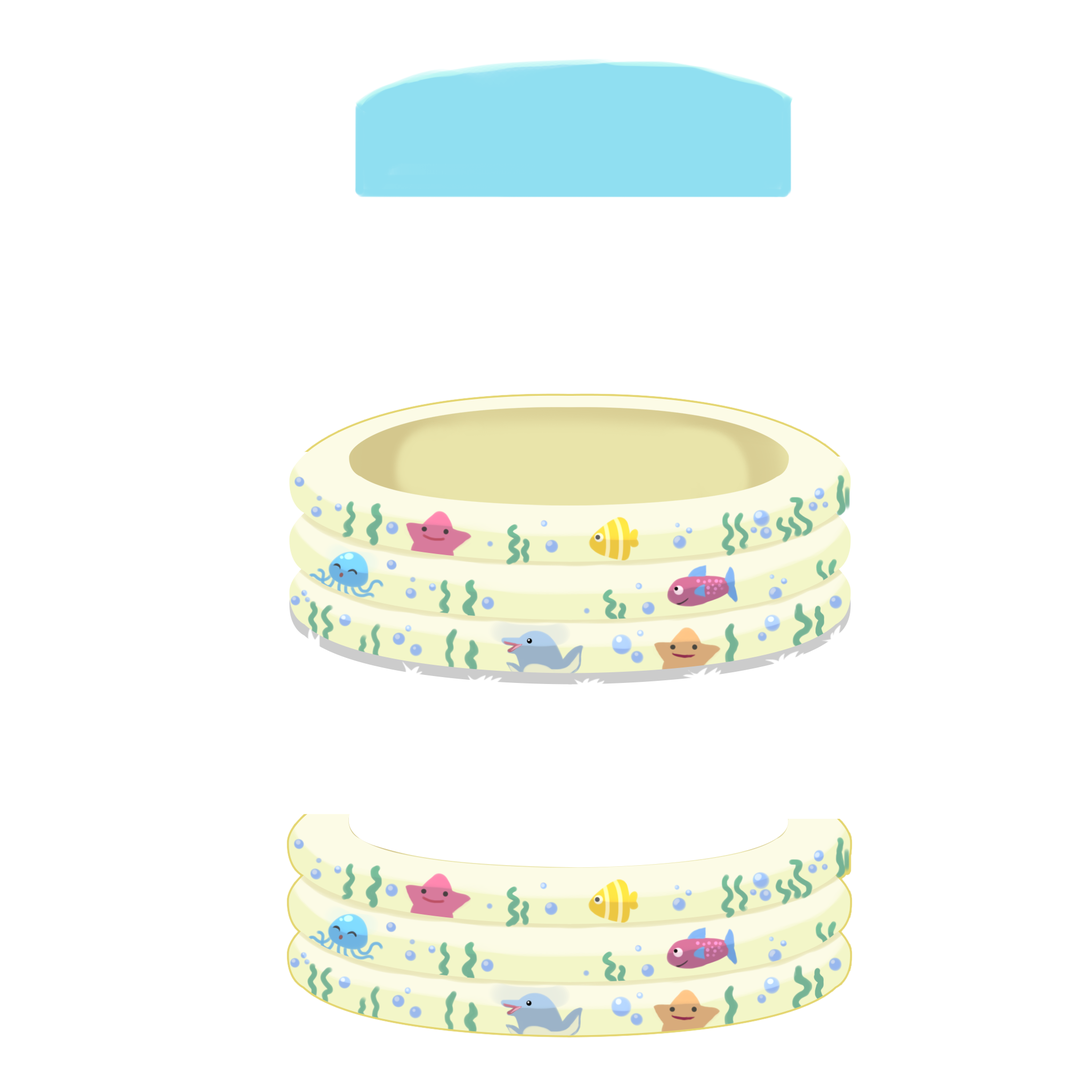
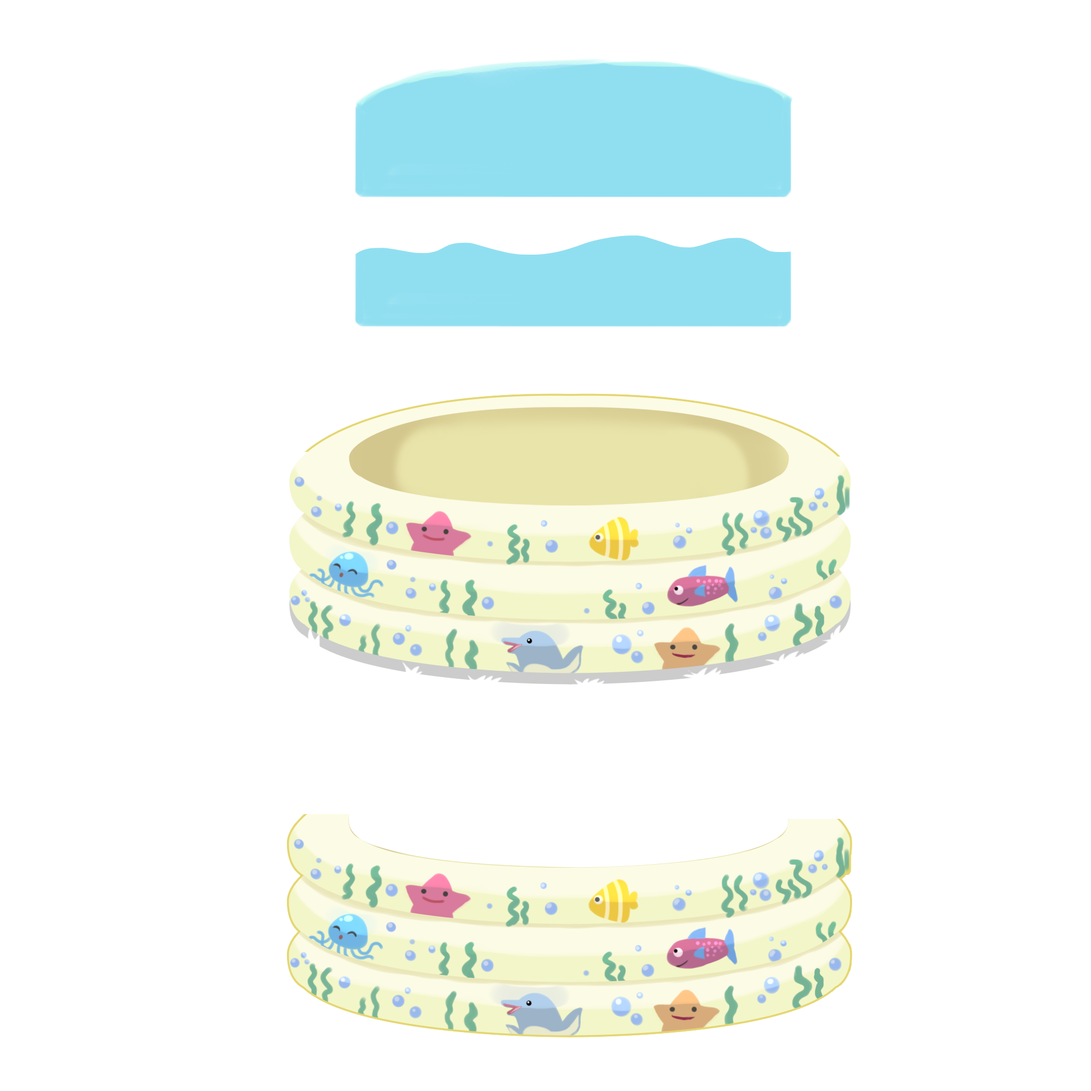
Two versions of the same layered image (1091x1091). Layer-by-layer changes:
added layer "Layer 13" in group "Group 1" over <box>354,235,792,328</box>
